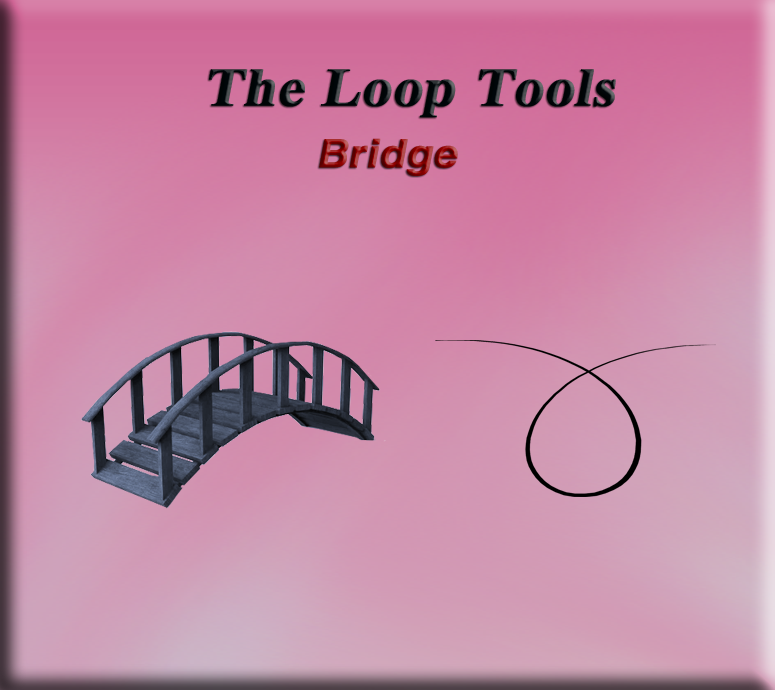
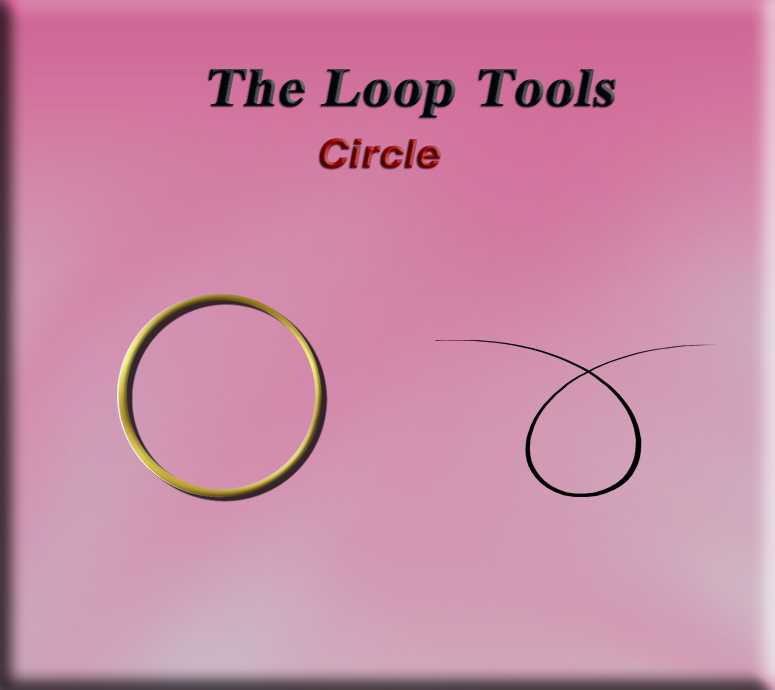
Layer changes from the first 775x690 image to the second:
renamed "Bridge" to "Circle", painted on it over (319, 138, 458, 176)
removed layer "Blue-bridge" over (81, 330, 386, 509)
added layer "Circle" (2nd of 2) above "Loop" over (117, 294, 328, 502)
